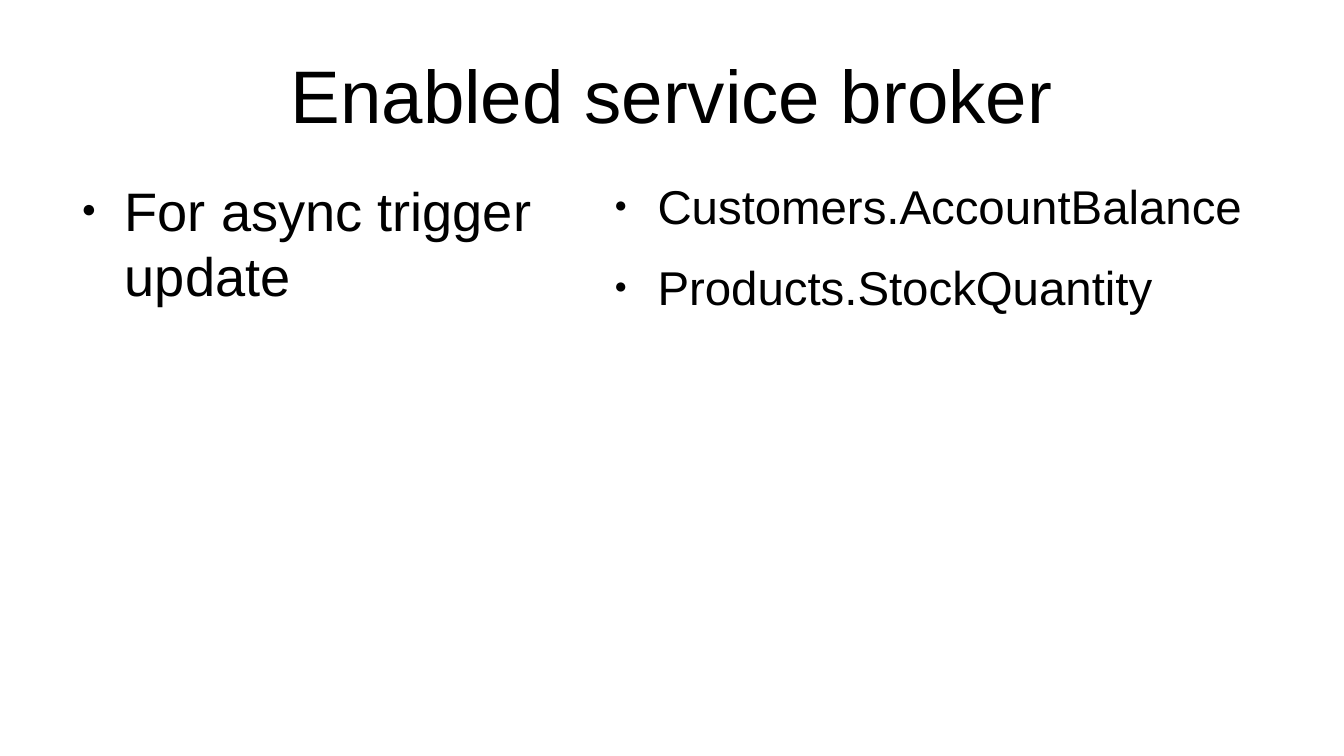
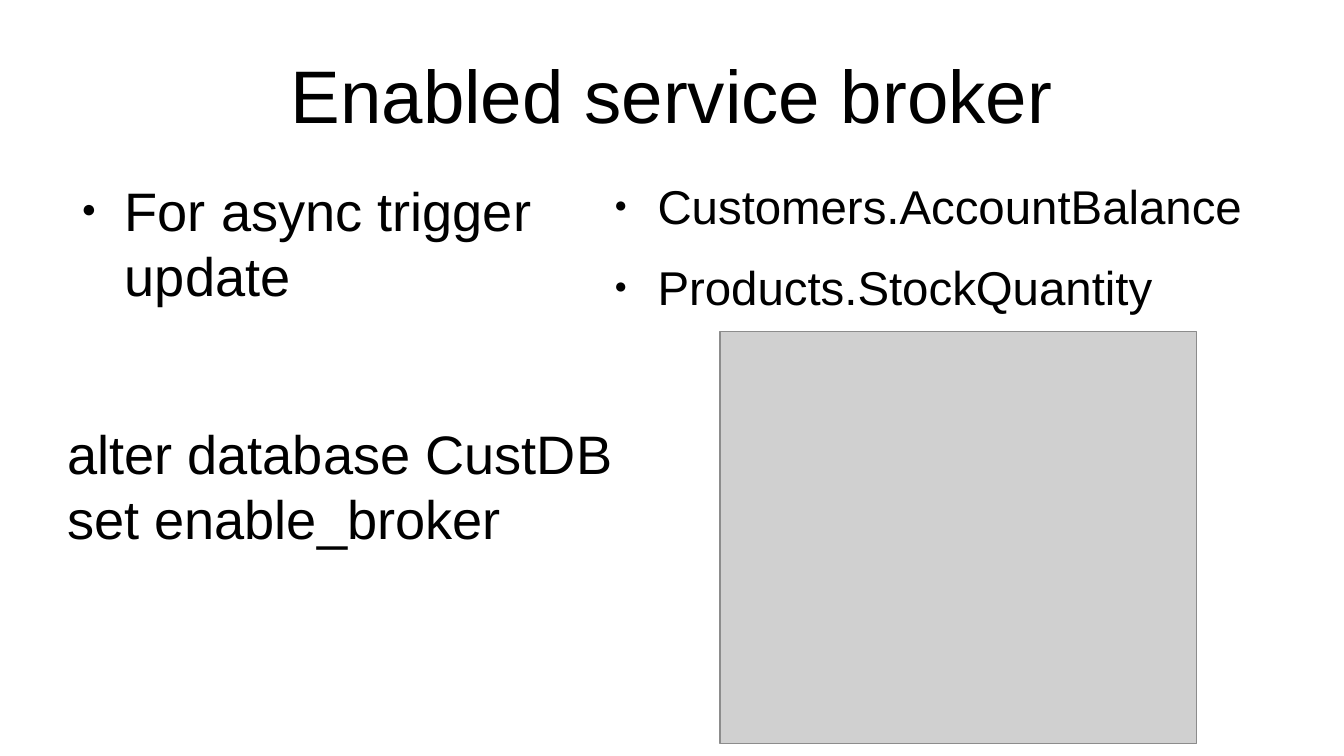
Before and after one commit to philchan2008/customerOrderDatabase, a slide deck: slide 12 of Presentation.odp. Drawn at 1344x756 pixels with LibreOffice and Linux fonts; fonts in the diff are those of the drawing; grey boxes stand for pictures. Boxes give left, top, right and bottom in pixels: in the first picture for what was removed or moved away, otherwise in the second. Text is boxed around its words. In the diff, an @@ line names an element or a change of style, - is before the commit and + after.

```diff
--- a/Presentation.odp
+++ b/Presentation.odp
@@ picture added at bbox=[721, 332, 1198, 744] @@
@@ text at bbox=[67, 434, 612, 548]: paragraph added @@
+alter database CustDB set enable_broker
```
Also in this commit, not shown: 1 other slide changed, 4 other files.
